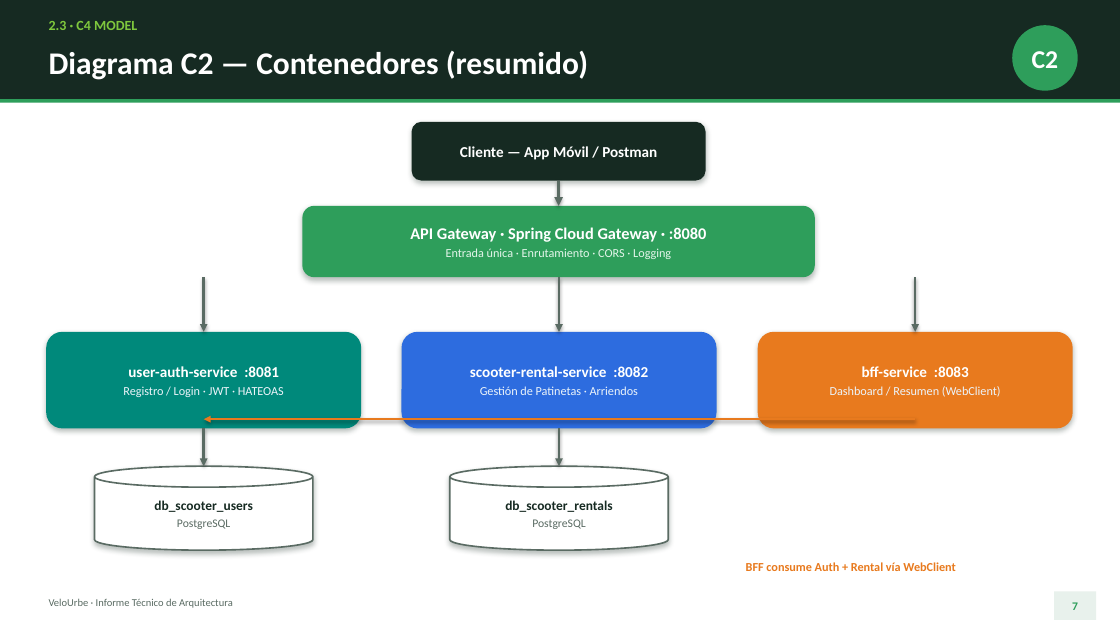
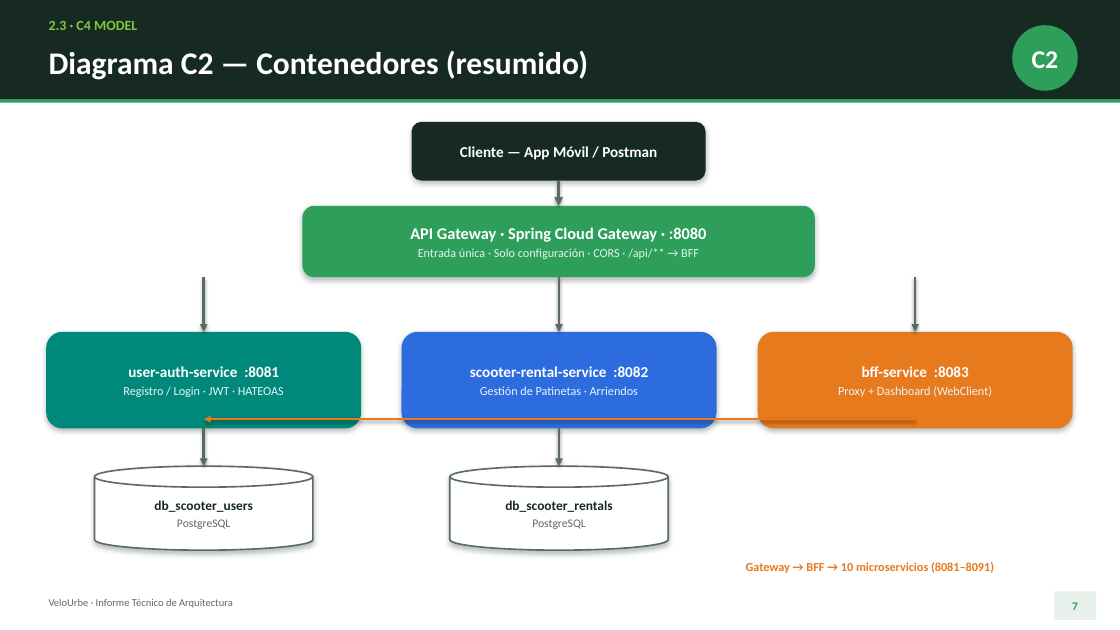
Before and after one commit to ethan1213/velourbe-platform, a slide deck: slide 7 of Presentacion VeloUrbe.pptx. Drawn at 1120x630 pixels with LibreOffice and Linux fonts; fonts in the diff are those of the drawing. Boxes give left, top, right and bottom in pixels: in the first picture for what was removed or moved away, otherwise in the second. Text is boxed around its words. In the diff, an @@ line names an element or a change of style, - is before the commit and + after.

Commit message:
docs: actualiza informe PDF y presentacion PPTX a la arquitectura actual
- Informe Tecnico VeloUrbe.pdf regenerado: 10 microservicios funcionales,
  flujo Gateway -> BFF -> microservicios, tabla completa de servicios y BDs,
  diagramas C2/C3 actualizados (C3 con patron CSR), RF nuevos (pagos,
  estaciones, resenas, BFF proxy), Swagger centralizado y estrategia Git
  con los 12 servicios.
- Presentacion VeloUrbe.pptx actualizada (mismo diseno): portada, contexto,
  arquitectura, diagramas C2, Swagger centralizado, branching y conclusion
  reflejan los 10 microservicios y el Gateway sin codigo.

```diff
--- a/Presentacion VeloUrbe.pptx
+++ b/Presentacion VeloUrbe.pptx
@@ text in rounded rectangle at (418,248,699,259): text changed @@
-Entrada única · Enrutamiento · CORS · Logging
+Entrada única · Solo configuración · CORS · /api/** → BFF
@@ text in rounded rectangle at (838,386,992,397): text changed @@
-Dashboard / Resumen (WebClient)
+Proxy + Dashboard (WebClient)
@@ text at (746,562,994,573): text changed @@
-BFF consume Auth + Rental vía WebClient
+Gateway → BFF → 10 microservicios (8081–8091)
```
Also in this commit, not shown: 8 other slides changed, 1 other file.
